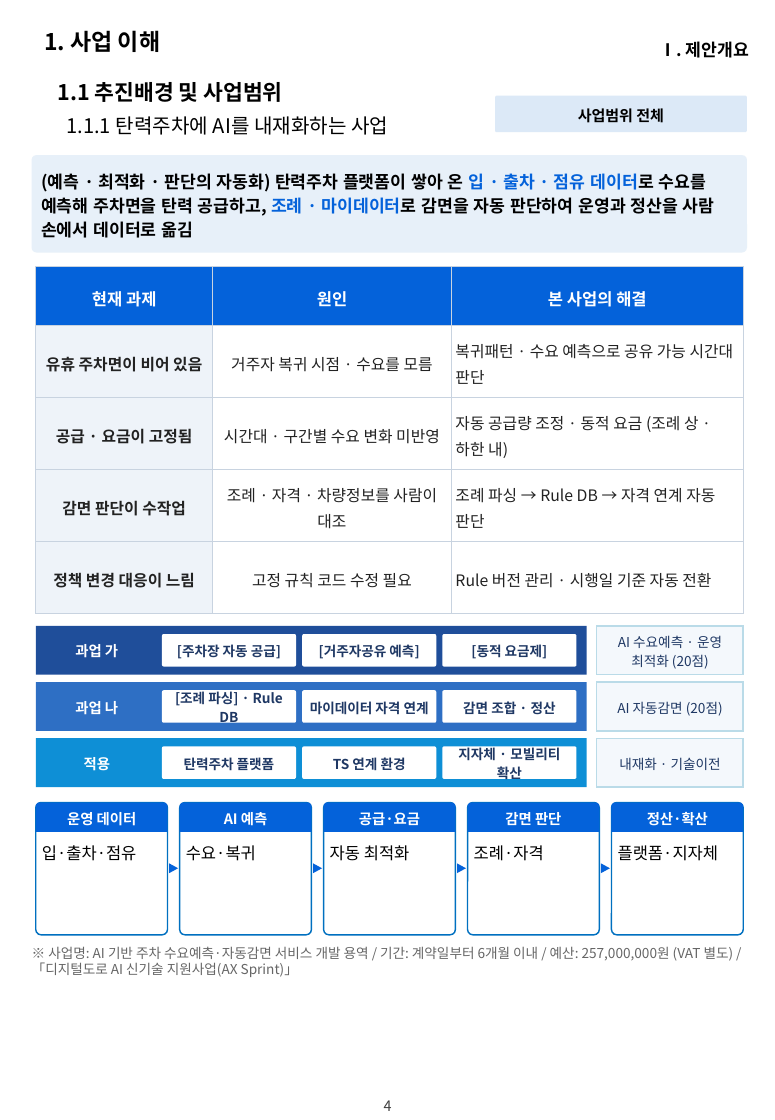
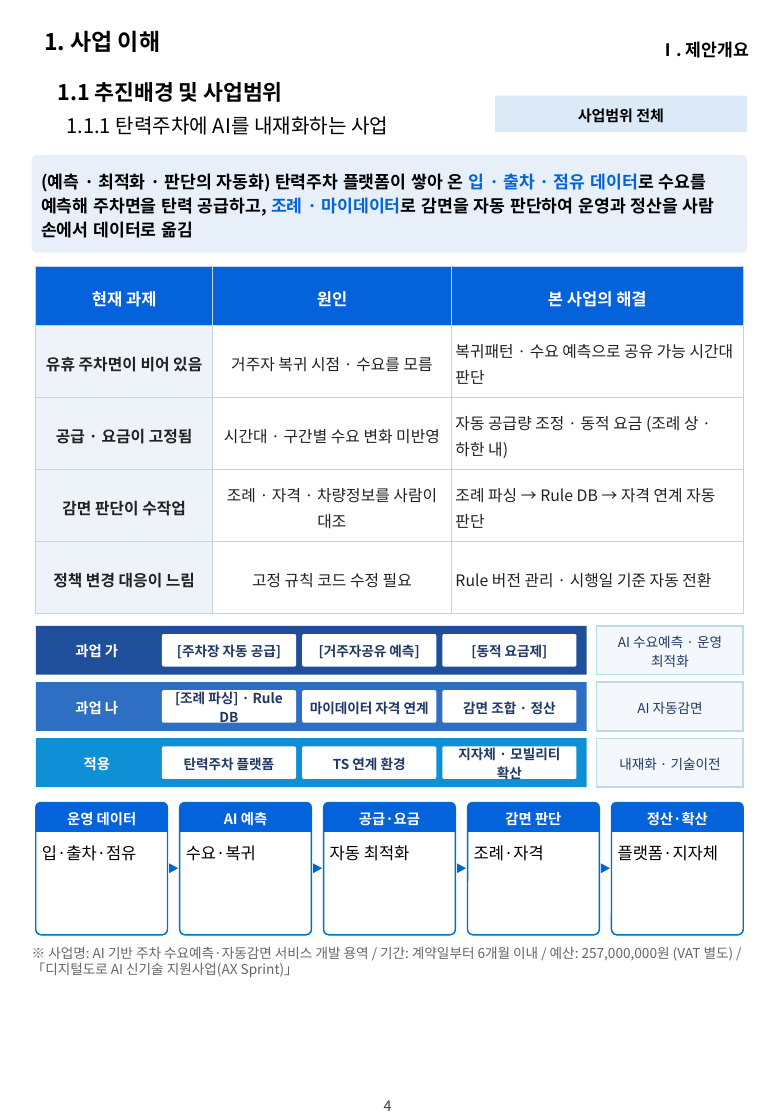
Before and after one commit to hwangsteeve-tech/hbjw, a slide deck: slide 4 of proposals/2026-11_dsit-parking-ai/dsit_proposal.pptx. Drawn at 775x1120 pixels with LibreOffice and Linux fonts; fonts in the diff are those of the drawing; background and template pictures are left out. Boxes give left, top, right and bottom in pixels: in the first picture for what was removed or moved away, otherwise in the second. Text is boxed around its words. In the diff, an @@ line names an element or a change of style, - is before the commit and + after.

```diff
--- a/proposals/2026-11_dsit-parking-ai/dsit_proposal.pptx
+++ b/proposals/2026-11_dsit-parking-ai/dsit_proposal.pptx
@@ text in rectangle at bbox=[618, 635, 722, 667]: text changed @@
-AI 수요예측 · 운영 최적화 (20점)
+AI 수요예측 · 운영 최적화
@@ text in rectangle at bbox=[637, 701, 703, 714]: text changed @@
-AI 자동감면 (20점)
+AI 자동감면
```
Also in this commit, not shown: 5 other slides changed, 4 other files.
